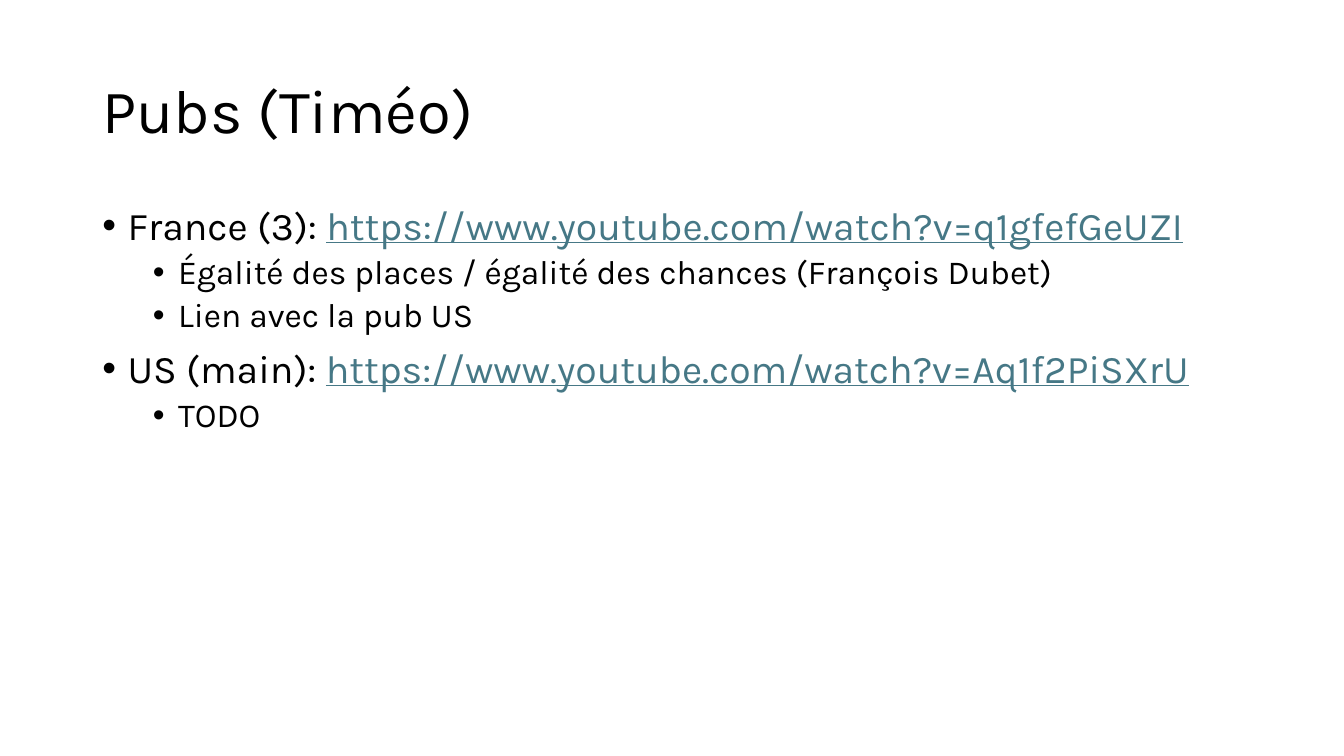
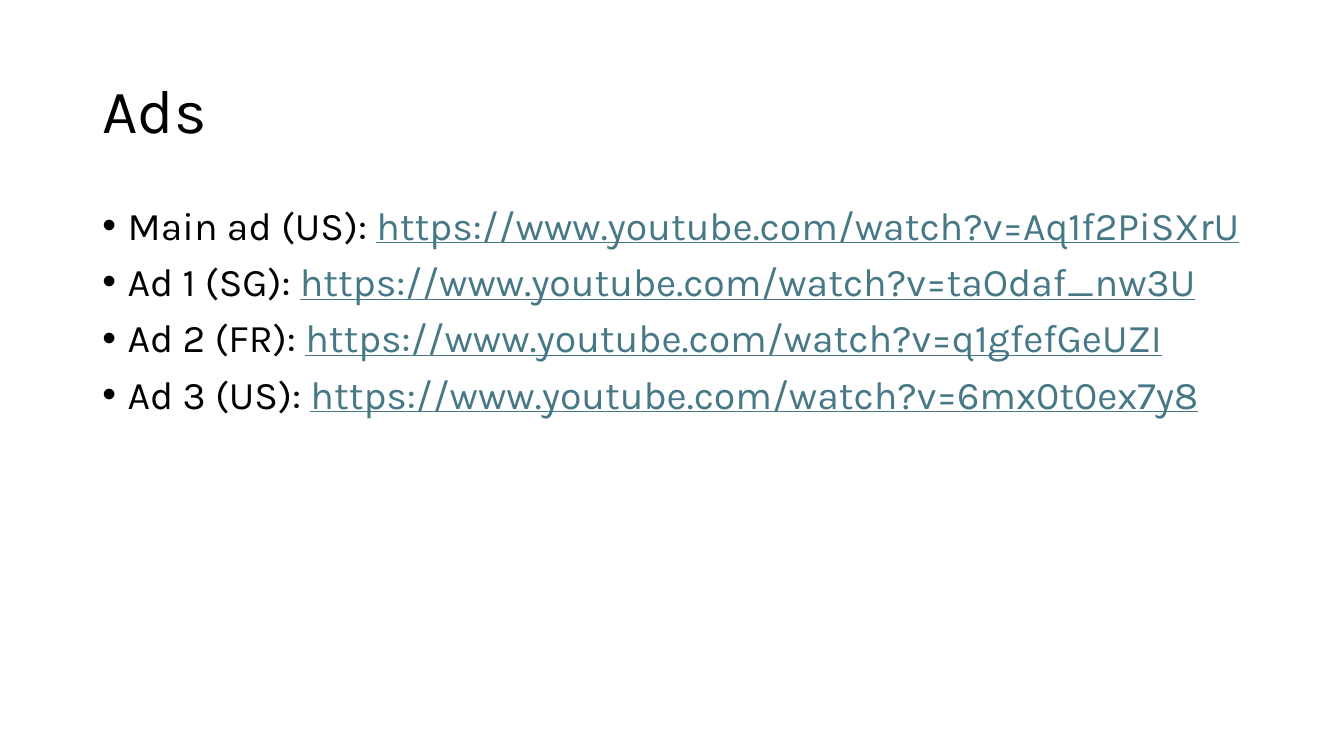
Before and after one commit to Scortail/AnglaisAd, a slide deck: slide 2 of slides.pptx (slide 3 before the commit). Drawn at 1344x756 pixels with LibreOffice and Linux fonts; fonts in the diff are those of the drawing. Boxes give left, top, right and bottom in pixels: in the first picture for what was removed or moved away, otherwise in the second. Text is boxed around its words. In the diff, an @@ line names an element or a change of style, - is before the commit and + after.

```diff
--- a/slides.pptx
+++ b/slides.pptx
@@ title at [102,91,206,134]: text changed @@
-Pubs (Timéo)
+Ads
@@ text at [128,211,1239,419]: text changed; text colour #000000 to #467886 @@
-• France (3): https://www.youtube.com/watch?v=q1gfefGeUZI
-  • Égalité des places / égalité des chances (François Dubet)
-  • Lien avec la pub US
-• US (main): https://www.youtube.com/watch?v=Aq1f2PiSXrU
-  • TODO
+• Main ad (US): https://www.youtube.com/watch?v=Aq1f2PiSXrU
+• Ad 1 (SG): https://www.youtube.com/watch?v=taOdaf_nw3U
+• Ad 2 (FR): https://www.youtube.com/watch?v=q1gfefGeUZI
+• Ad 3 (US): https://www.youtube.com/watch?v=6mx0t0ex7y8
```
Also in this commit, not shown: 2 other slides changed, 1 slide added, 5 slides removed, 2 other files.
